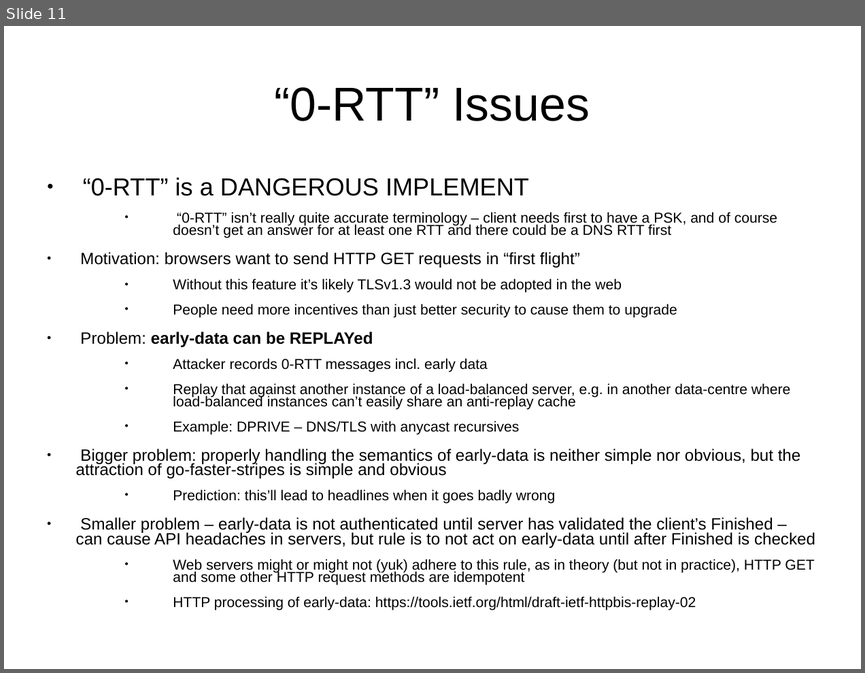
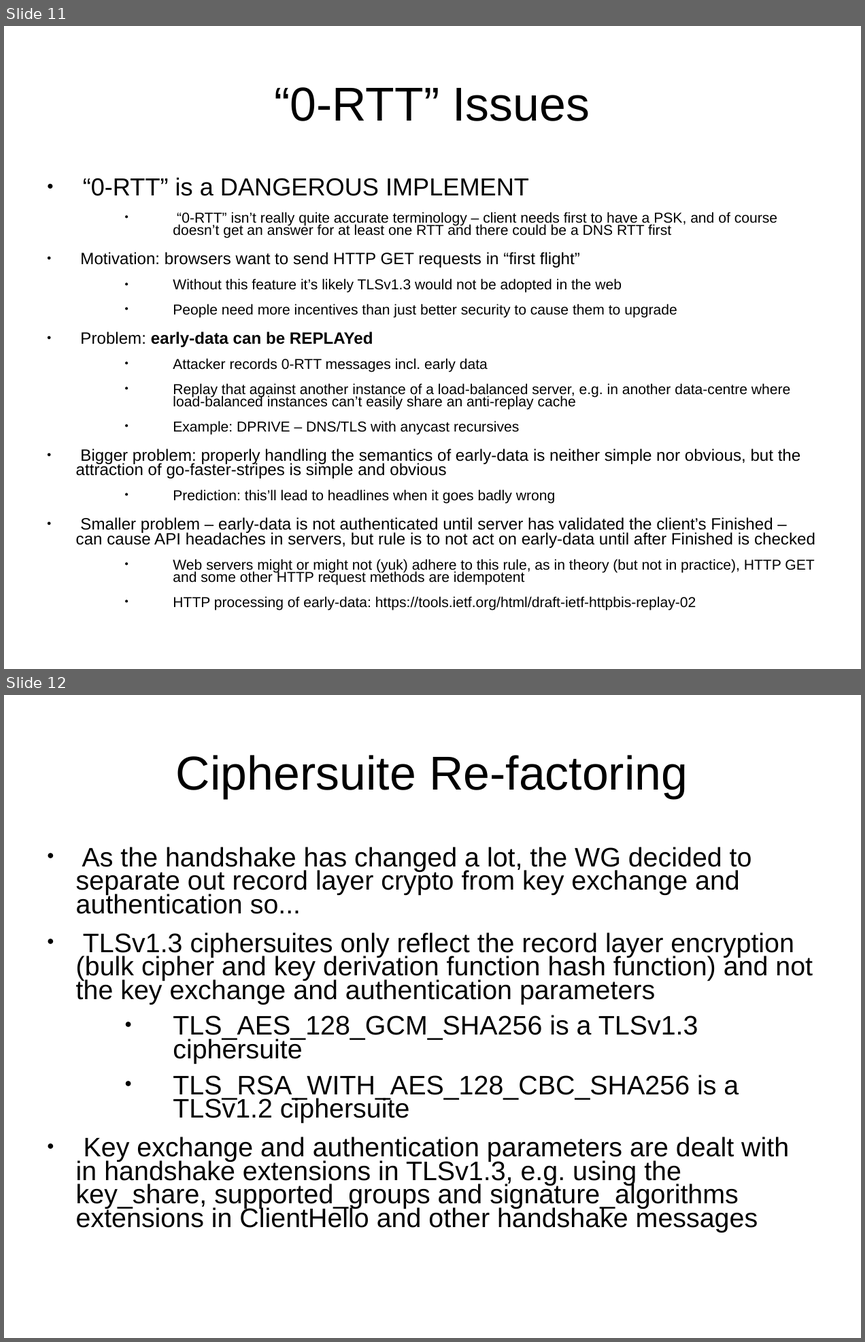
Before and after one commit to sftcd/cs7053, a slide deck: 2016lectures/07-tls13.ppt. Shown one above the other, each under a label of ours: slide 11 before the commit, slides 11 and 12 after it. The pictures are 865x673 and 865x1342 pixels, drawn with LibreOffice and Linux fonts; fonts in the diff are those of the drawing. Boxes give left, top, right and bottom in pixels: in the first picture for what was removed or moved away, otherwise in the second. Text is boxed around its words. In the diff, an @@ line names an element or a change of style, - is before the commit and + after.

```diff
--- a/2016lectures/07-tls13.ppt
+++ b/2016lectures/07-tls13.ppt
@@ slide 12 added at (x1=4, y1=695, x2=861, y2=1338), background #FFFFFF @@
@@ title added at (x1=176, y1=755, x2=687, y2=799), 44 pt, text #000000 @@
+Ciphersuite Re-factoring
@@ text added at (x1=76, y1=847, x2=813, y2=1232), 24.8 pt, text #000000 @@
+● As the handshake has changed a lot, the WG decided to separate out record layer crypto from key exchange and authentication so...
+● TLSv1.3 ciphersuites only reflect the record layer encryption (bulk cipher and key derivation function hash function) and not the key exchange and authentication parameters
+  ● TLS_AES_128_GCM_SHA256 is a TLSv1.3 ciphersuite
+  ● TLS_RSA_WITH_AES_128_CBC_SHA256 is a TLSv1.2 ciphersuite
+● Key exchange and authentication parameters are dealt with in handshake extensions in TLSv1.3, e.g. using the key_share, supported_groups and signature_algorithms extensions in ClientHello and other handshake messages
```
Also in this commit, not shown: 9 other slides added, 2 other files.
